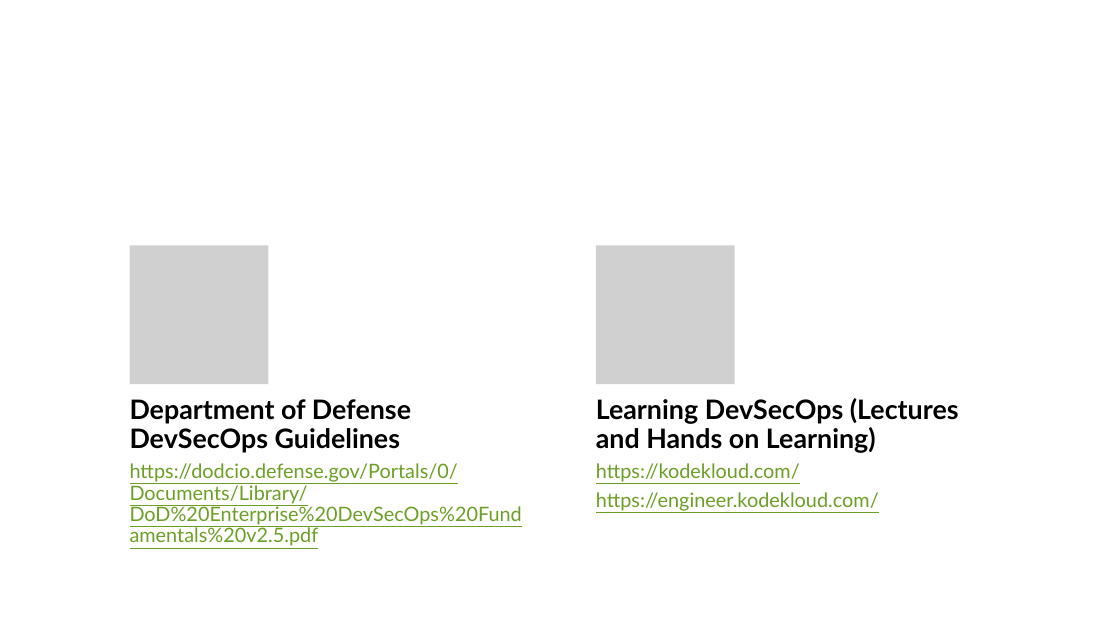
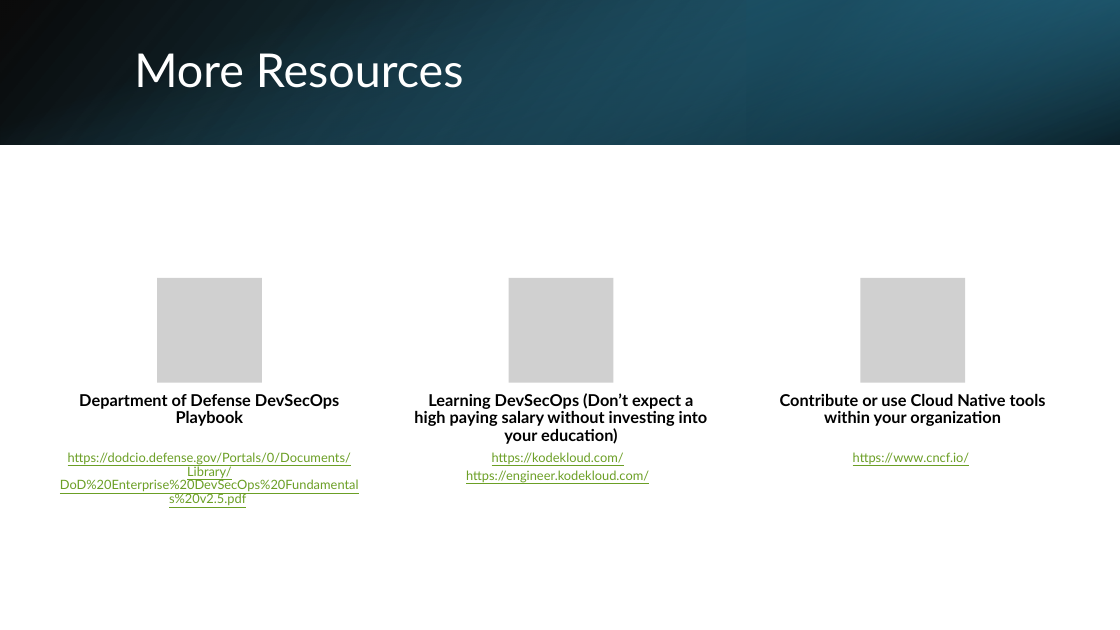
Before and after one commit to seanherbert105/DevSecOps-Course, a slide deck: slide 15 of presentation/DevSecOps Course.pptx (slide 18 before the commit). Drawn at 1120x630 pixels with LibreOffice and Linux fonts; fonts in the diff are those of the drawing; grey boxes stand for pictures. Boxes give left, top, right and bottom in pixels: in the first picture for what was removed or moved away, otherwise in the second. Text is boxed around its words. In the diff, an @@ line names an element or a change of style, - is before the commit and + after.

Commit message:
updated presentation.

```diff
--- a/presentation/DevSecOps Course.pptx
+++ b/presentation/DevSecOps Course.pptx
@@ rectangle added at bbox=[0, 0, 1120, 145], fill gradient #000000 to #276F8B @@
@@ rectangle added at bbox=[0, 0, 1120, 145], fill gradient #3494BA to #000000 @@
@@ rectangle added at bbox=[747, 0, 1120, 145], fill gradient #1A4A5D to #3494BA @@
@@ title added at bbox=[134, 53, 464, 88], 40 pt, text #FFFFFF @@
+More Resources
@@ picture: place and size @@
-picture at bbox=[129, 245, 268, 384]
+picture at bbox=[157, 278, 262, 383]
@@ picture: place and size @@
-picture at bbox=[596, 245, 734, 384]
+picture at bbox=[509, 278, 614, 383]
@@ text at bbox=[79, 394, 339, 426]: text changed; size 23 to 14 pt @@
-Department of Defense DevSecOps Guidelines
+Department of Defense DevSecOps Playbook
@@ text removed at bbox=[596, 398, 959, 453] @@
-Learning DevSecOps (Lectures and Hands on Learning)
@@ text "https://dodcio.defense.gov/Portals/0/Documents/Library/DoD%2 ...": place and size @@
-text "https://dodcio.defense.gov/Portals/0/Documents/Library/DoD%2 ..." at bbox=[130, 463, 522, 546]
+text "https://dodcio.defense.gov/Portals/0/Documents/Library/DoD%2 ..." at bbox=[60, 452, 359, 505]
@@ text "https://dodcio.defense.gov/Portals/0/Documents/Library/DoD%2 ..." at bbox=[60, 452, 359, 505]: size 17 to 11 pt; alignment left to centre; less space between paragraphs @@
@@ text "https://kodekloud.com/" at bbox=[466, 452, 649, 483]: size 17 to 11 pt; alignment left to centre; less space between paragraphs @@
@@ text "https://kodekloud.com/": place and size @@
-text "https://kodekloud.com/" at bbox=[596, 463, 879, 511]
+text "https://kodekloud.com/" at bbox=[466, 452, 649, 483]
@@ group added at bbox=[414, 278, 1046, 464]: 3 texts, 1 picture @@
+Learning DevSecOps (Don’t expect a high paying salary without investing into your education)
+Contribute or use Cloud Native tools within your organization
+https://www.cncf.io/
```
Also in this commit, not shown: 11 other slides changed, 2 slides added, 5 slides removed.
